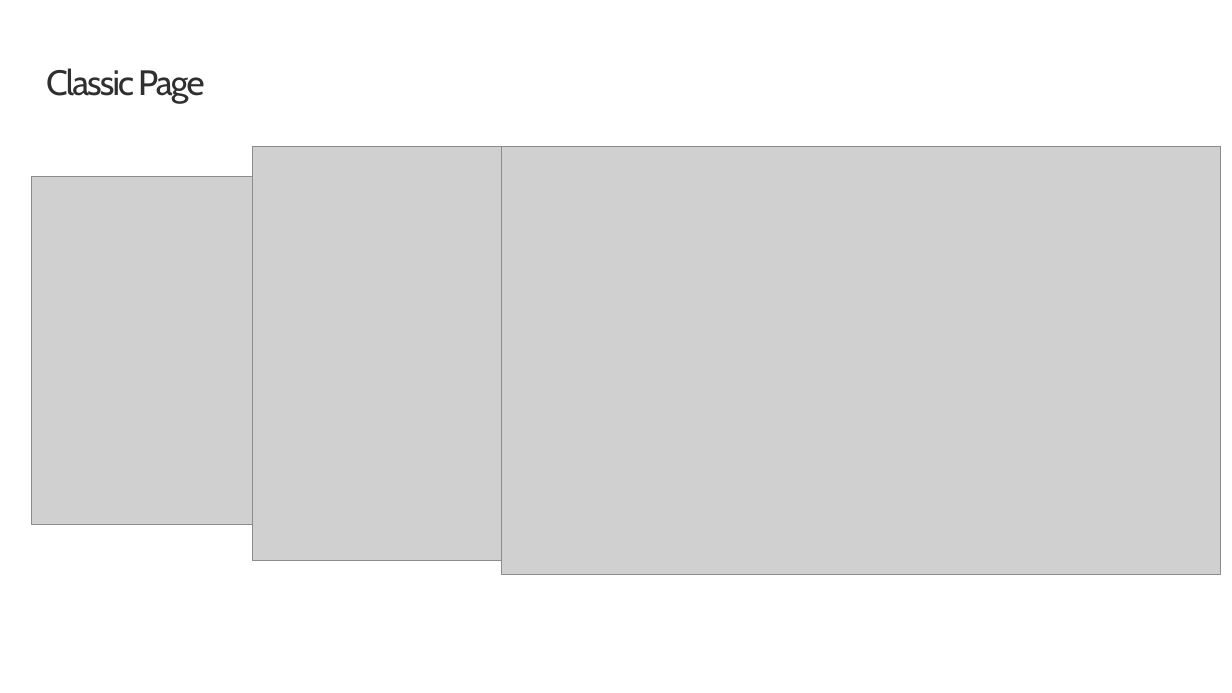
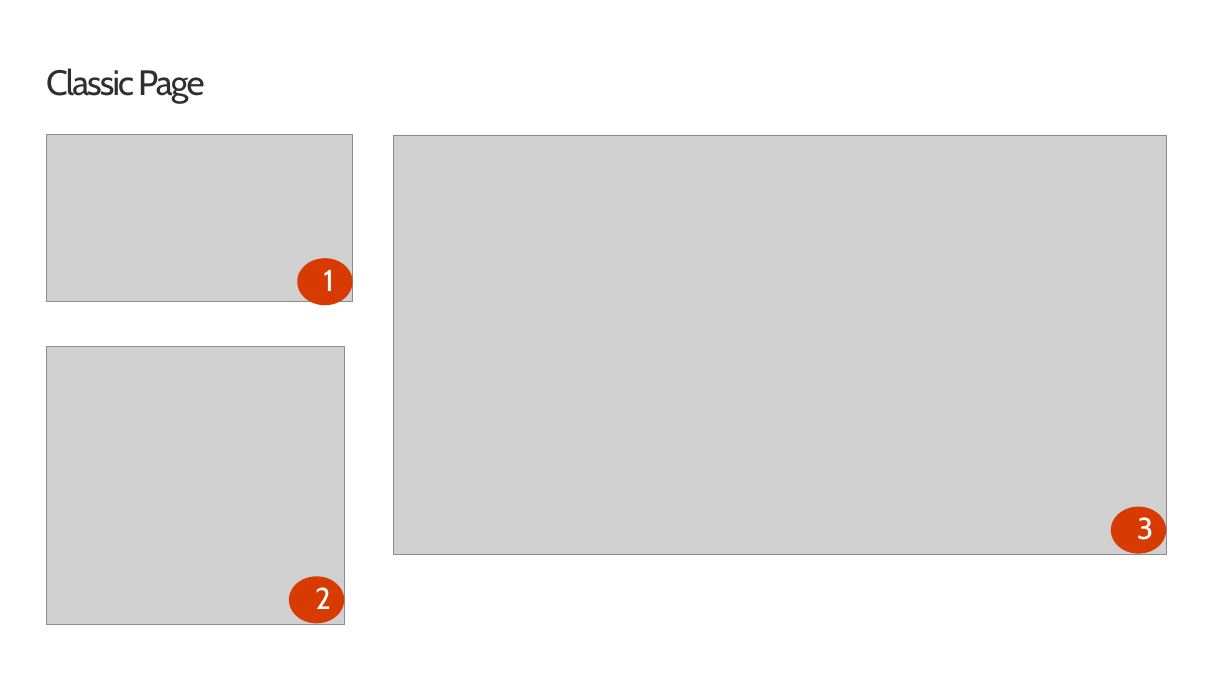
Before and after one commit to renahorton218/SharePoint-spfx-web-parts, a slide deck: slide 7 of 02-testing.pptx. Drawn at 1232x693 pixels with LibreOffice and Linux fonts; fonts in the diff are those of the drawing; grey boxes stand for pictures; background and template pictures are left out. Boxes give left, top, right and bottom in pixels: in the first picture for what was removed or moved away, otherwise in the second. Text is boxed around its words. In the diff, an @@ line names an element or a change of style, - is before the commit and + after.

Commit message:
Update Ex 2 slide deck

```diff
--- a/02-testing.pptx
+++ b/02-testing.pptx
@@ picture added at (46,135,352,302) @@
@@ picture removed at (252,147,968,561) @@
@@ picture: place and size @@
-picture at (502,147,1221,574)
+picture at (393,135,1166,555)
@@ picture removed at (31,177,363,525) @@
@@ ellipse added at (297,258,352,305), fill #D83B01, 24 pt, text #FFFFFF @@
+1
@@ picture added at (46,346,344,624) @@
@@ ellipse added at (1111,506,1166,553), fill #D83B01, 24 pt, text #FFFFFF @@
+3
@@ ellipse added at (289,576,344,623), fill #D83B01, 24 pt, text #FFFFFF @@
+2
```
Also in this commit, not shown: 2 other slides changed.
